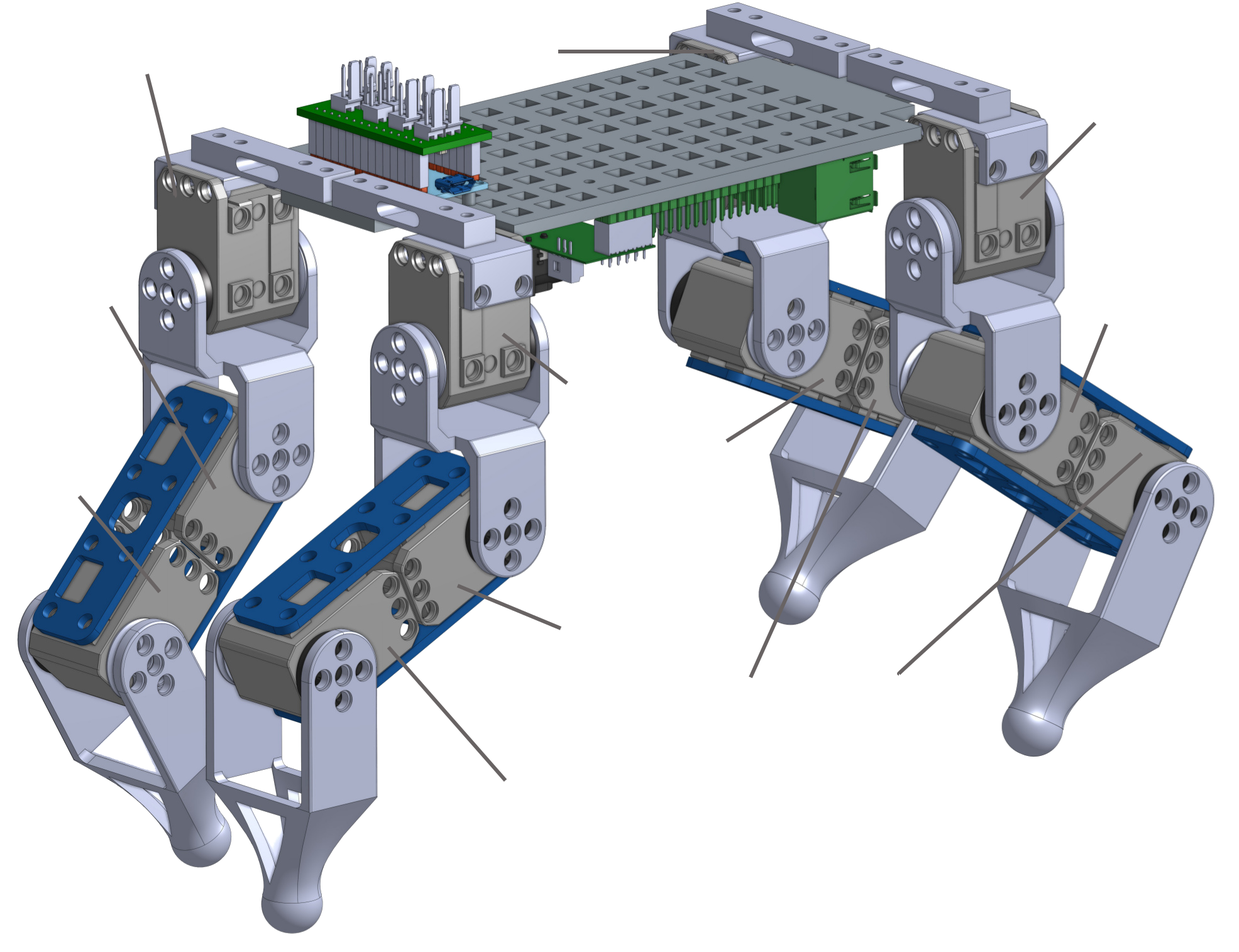
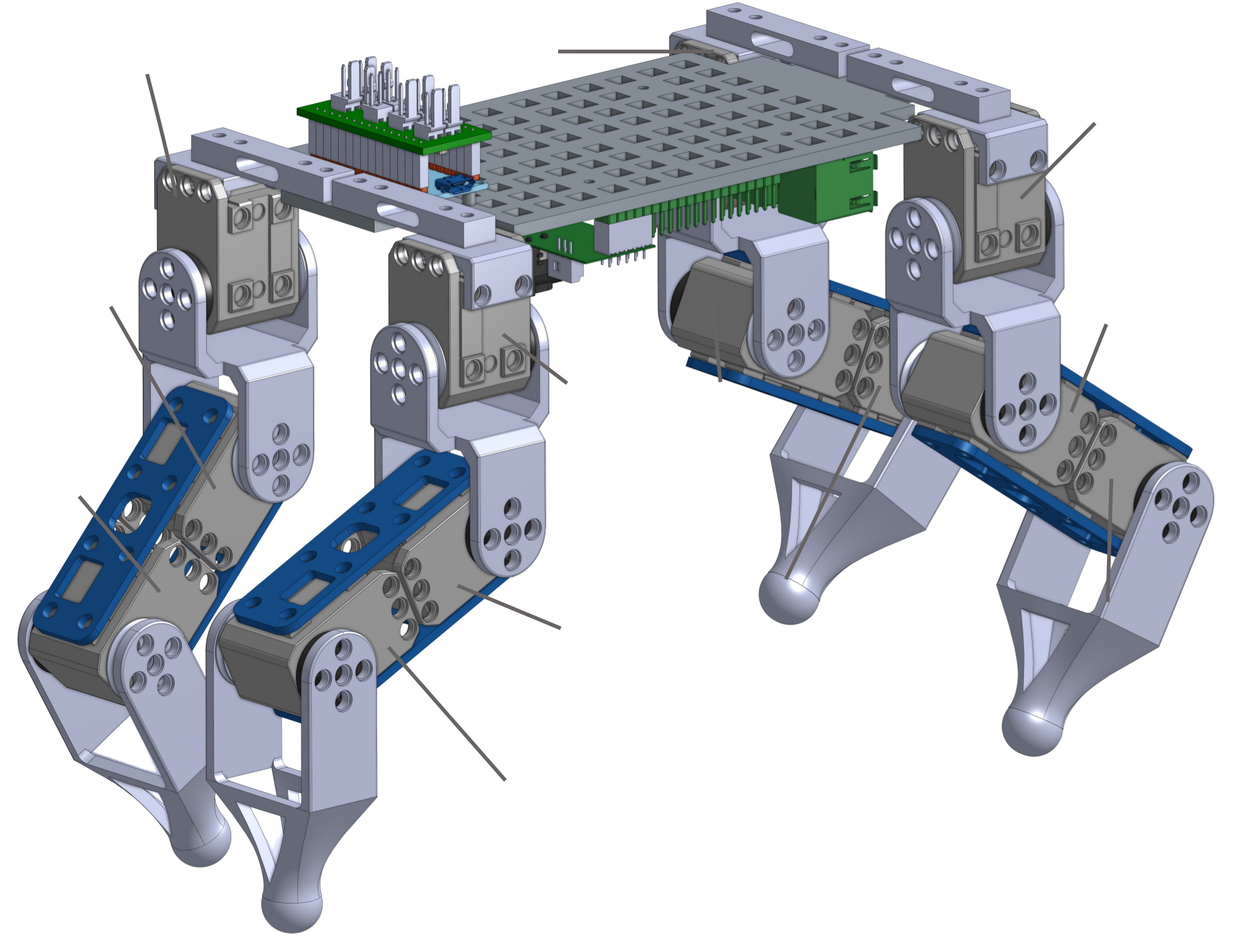
Revision of a layered (1239, 952) image; what changed, layer by layer:
painted on "Calque #1" over [710, 305, 1143, 679]
